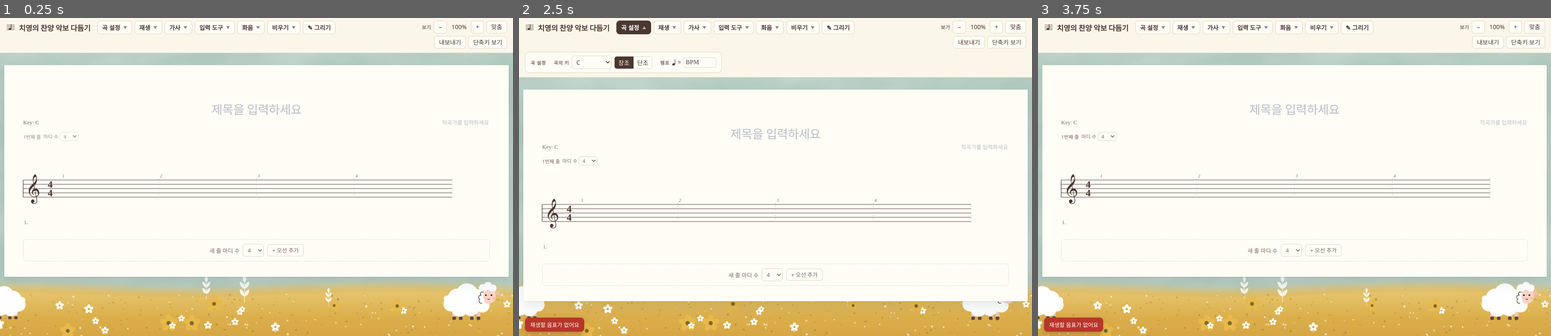
Above: before the commit, frames 1-3 (left to right).
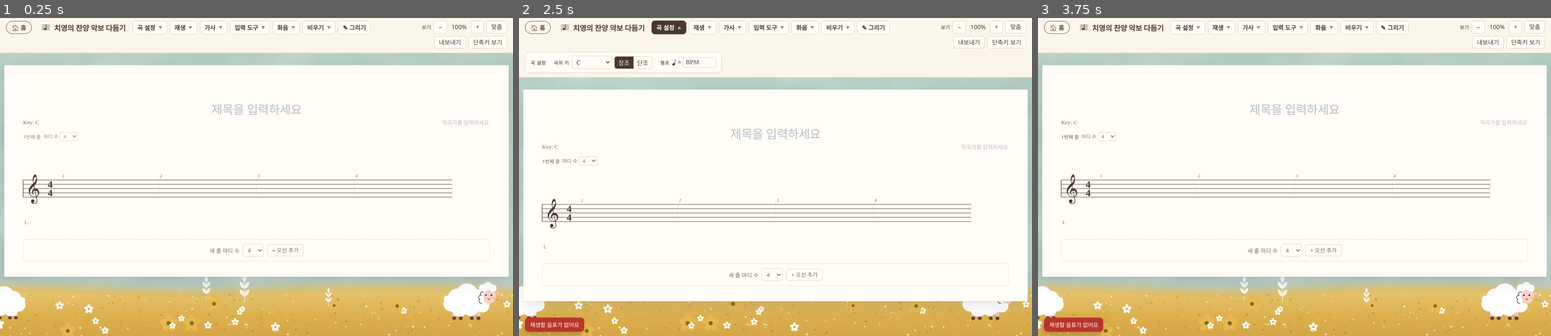
Above: after the commit, the same moments.

Repository: zidane7-creator/nanum-boardgame
Game: browser game, page score/index.html
Two runs of this game, one before a commit and one after it. Both use one fixed random seed, a clock stepped at 60 frames per second and the inputs below.
Inputs (mouse positions are in pixels of both pictures, inside the frame that each line leads up to):
- Up to frame 1 (0.25 s): no input
- Up to frame 2 (2.5 s): click (775, 170) at 0.27 s; hold S 1.03-1.3 s; tap Space at 1.1, 1.6, 2.1 s; hold A 1.35-1.92 s; hold A 1.97-2.4 s; hold S from 2.45 s (still down)
- Up to frame 3 (3.75 s): tap Space at 2.6, 3.1, 3.6 s; release S at 2.78 s; hold S 2.83-3.1 s; hold A 3.15-3.72 s

The runs differ from the first frame. In frame 1, 0.8% of the frame differs, in the area x 1-73%, y 0-6%; in frame 2, 1.2%; in frame 3, 0.8%.

Commit message:
악보제작: 홈으로 돌아가는 버튼
Co-Authored-By: Claude Opus 5.5 <noreply@anthropic.com>

Diff:
--- a/score/index.html
+++ b/score/index.html
@@ -144,6 +144,9 @@
 .spacer{flex:1}
 .grpbtns{display:flex;flex-wrap:wrap;gap:6px}
 .brand{white-space:nowrap;flex:none}
+.homebtn{flex:none;display:inline-flex;align-items:center;gap:4px;white-space:nowrap;text-decoration:none;color:inherit;font-size:14px;font-weight:600;border:1.5px solid currentColor;border-radius:999px;padding:4px 12px;margin-right:6px;opacity:.85}
+.homebtn:hover{opacity:1;background:rgba(0,0,0,.05)}
+@media print{.homebtn{display:none}}
 .grpbtn{white-space:nowrap}
 #always{display:contents}
 .topleft{flex-wrap:nowrap!important}
@@ -279,7 +282,7 @@
   <div class="chrome" id="chrome">
     <div class="toprow">
       <div class="topleft">
-      <a class="brand" href="../" title="치영의 교회 생활 즐기기(목 …(461 unchanged characters)…
+      <a class="homebtn" href="../" title="치영의 교회 생활 즐기기 홈으로">🏠 홈</a><a class="brand" href="../" title="치영의 교회 생활 즐기기(목 …(461 unchanged characters)…
       <div class="grpbtns">
         <button class="grpbtn" data-grp="song" title="곡 설정 열기/접기 (S)">곡 설정 <span class="sum" id="sumSong"></span><kbd>S</kbd><span class="chev"></span></button>
         <button class="grpbtn" data-grp="play" title="재생 열기/접기 (P)">재생 <span class="sum" id="sumPlay"></span><kbd>P</kbd><span class="chev"></span></button>
